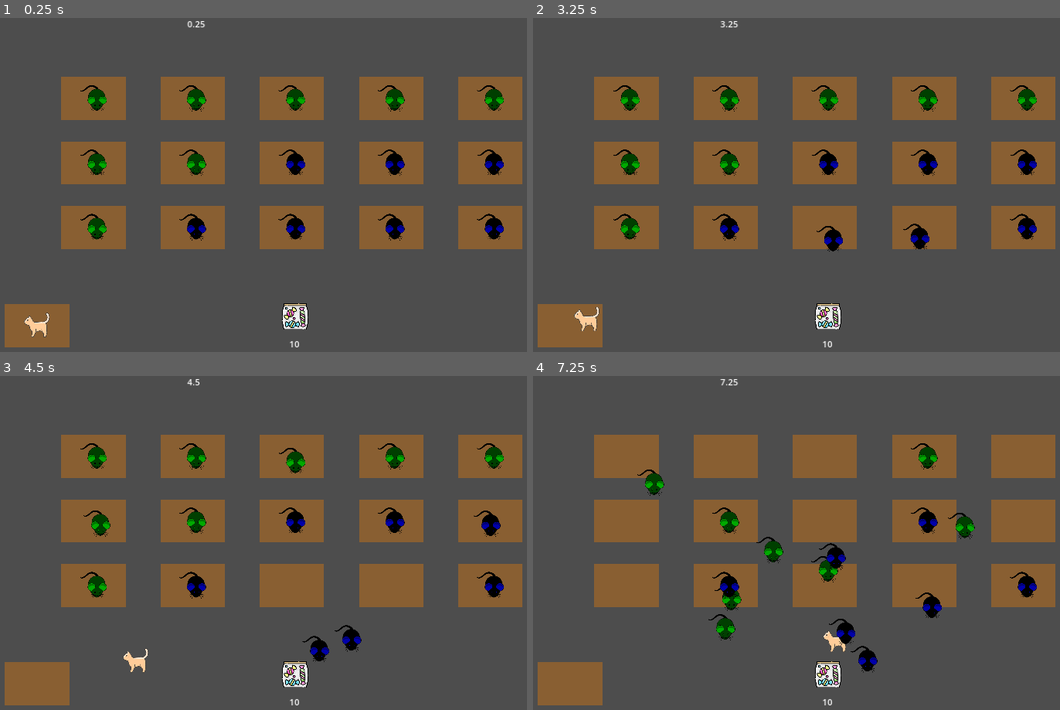
Above: before the commit, frames 1-4 (two rows, left to right).
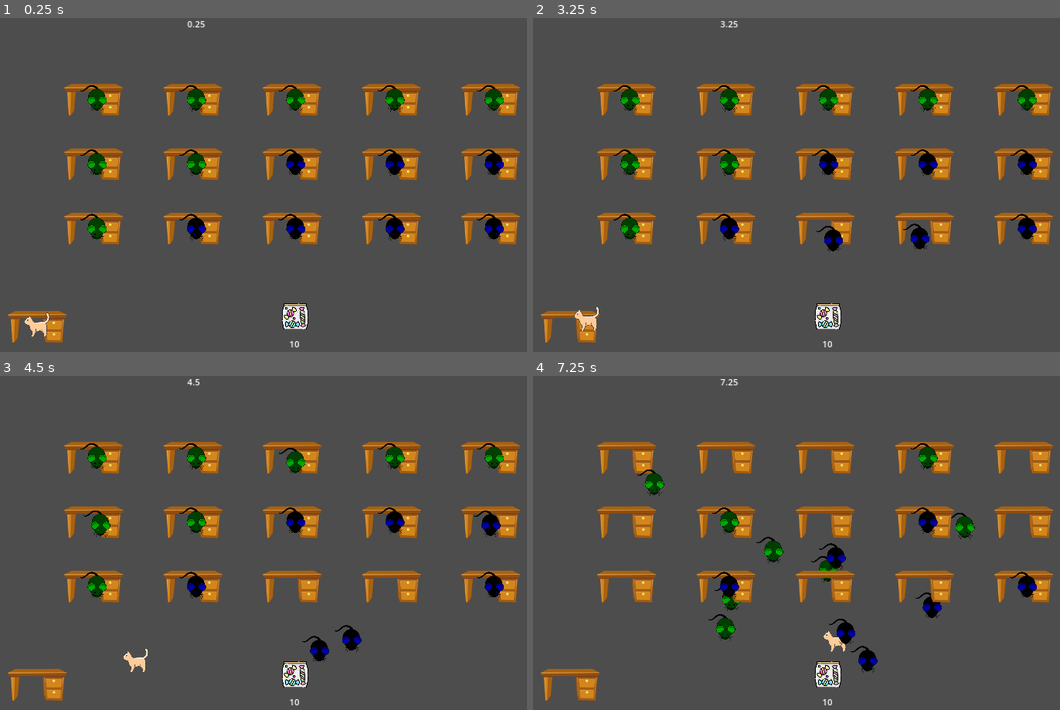
Above: after the commit, the same moments.

Repository: Mateusz-Birembaut/POA_SMA
Game: Godot game, scene res://src/main.tscn
Two runs of this game, one before a commit and one after it. Both use one fixed random seed, a clock stepped at 60 frames per second and the inputs below.
Inputs (mouse positions are in pixels of both pictures, inside the frame that each line leads up to):
- Up to frame 1 (0.25 s): no input
- Up to frame 2 (3.25 s): move the mouse to (965, 174) at 0.52 s; hold Right (ui_right) 0.53-1.28 s; move the mouse to (706, 208) at 1.27 s; hold Down (ui_down) 1.28-2.03 s; move the mouse to (891, 114) at 2.02 s; hold Right (ui_right) 2.03-2.78 s; move the mouse to (796, 261) at 2.77 s; hold Up (ui_up) from 2.78 s (still down)
- Up to frame 3 (4.5 s): move the mouse to (479, 603) at 3.52 s; release Up (ui_up) at 3.53 s; hold Left (ui_left) from 3.53 s (still down); move the mouse to (110, 496) at 4.27 s
- Up to frame 4 (7.25 s): move the mouse to (859, 549) at 5.02 s; release Left (ui_left) at 5.03 s; hold Down (ui_down) 5.03-5.78 s; move the mouse to (733, 462) at 5.77 s; hold Right (ui_right) 5.78-6.53 s; move the mouse to (965, 532) at 6.52 s; hold Up (ui_up) from 6.53 s (still down)

The runs differ from the first frame. In frame 1, 22% of the frame differs, in the area x 0-100%, y 17-99%; in frame 2, 22%; in frame 3, 22%; in frame 4, 23%.

Commit message:
image for the desk

Diff:
--- a/src/desk.tscn
+++ b/src/desk.tscn
@@ -1,20 +1,6 @@
 [gd_scene load_steps=2 format=3 uid="uid://b27xa4y6cqh2b"]
 
-[sub_resource type="RectangleShape2D" id="RectangleShape2D_wjmat"]
-size = Vector2(120, 80)
+[ext_resource type="Texture2D" uid="uid://c4c7j21x302av" path="res://assets/desk.png" id="1_ntmu4"]
 
-[node name="Desk" type="StaticBody2D"]
-z_index = -1
-collision_layer = 0
-collision_mask = 0
-
-[node name="ColorRect" type="ColorRect" parent="."]
-offset_left = -60.0
-offset_top = -40.0
-offset_right = 60.0
-offset_bottom = 40.0
-color = Color(0.535877, 0.374656, 0.197697, 1)
-metadata/_edit_use_anchors_ = true
-
-[node name="CollisionShape2D" type="CollisionShape2D" parent="."]
-shape = SubResource("RectangleShape2D_wjmat")
+[node name="Desk" type="Sprite2D"]
+texture = ExtResource("1_ntmu4")
--- a/src/environment.gd
+++ b/src/environment.gd
@@ -37,7 +37,7 @@
 	for i in number_of_rows:
 		var x := 200
 		for j in 5:
-			var new_desk : StaticBody2D = desk_scene.instantiate()
+			var new_desk : Sprite2D = desk_scene.instantiate()
 			new_desk.position = Vector2i(x, y)
 			add_child(new_desk)
 			var new_student : Agent = student_scene.instantiate()
Binary file added: assets/desk.png
Not shown, added: assets/desk.png.import
